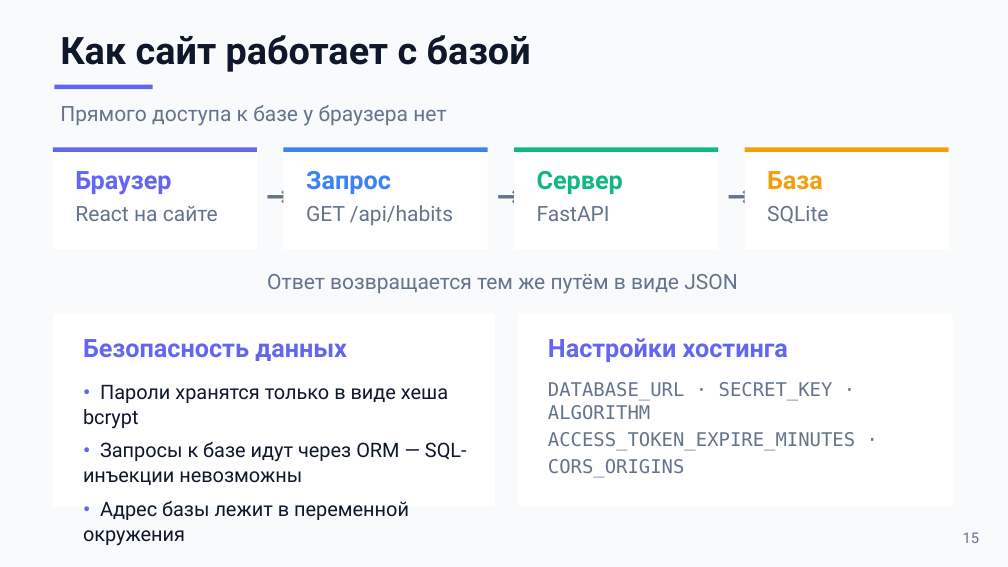
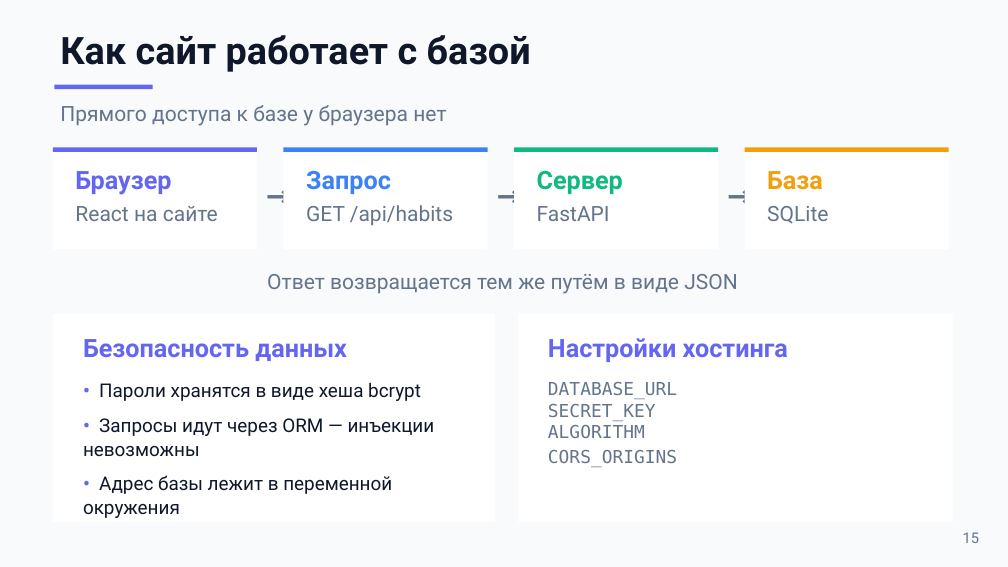
Before and after one commit to sacura1337/habitquest, a slide deck: slide 15 of docs/Презентация_HabitQuest.pptx. Drawn at 1008x567 pixels with LibreOffice and Linux fonts; fonts in the diff are those of the drawing. Boxes give left, top, right and bottom in pixels: in the first picture for what was removed or moved away, otherwise in the second. Text is boxed around its words. In the diff, an @@ line names an element or a change of style, - is before the commit and + after.

```diff
--- a/docs/Презентация_HabitQuest.pptx
+++ b/docs/Презентация_HabitQuest.pptx
@@ rectangle: place and size @@
-rectangle at [53, 314, 495, 507]
+rectangle at [53, 314, 495, 522]
@@ rectangle: place and size @@
-rectangle at [518, 314, 953, 507]
+rectangle at [518, 314, 953, 522]
@@ text at [83, 382, 435, 456]: text changed; size 19 to 18 pt @@
-• Пароли хранятся только в виде хеша bcrypt
-• Запросы к базе идут через ORM — SQL-инъекции невозможны
+• Пароли хранятся в виде хеша bcrypt
+• Запросы идут через ORM — инъекции невозможны
@@ text at [548, 382, 677, 467]: text changed; size 18 to 17 pt @@
-DATABASE_URL · SECRET_KEY · ALGORITHM
-ACCESS_TOKEN_EXPIRE_MINUTES · CORS_ORIGINS
+DATABASE_URL
+SECRET_KEY
+ALGORITHM
+CORS_ORIGINS
@@ text at [83, 475, 392, 518]: size 19 to 18 pt in "• Адрес базы лежит в переменной окружения"; more space between paragraphs @@
```
Also in this commit, not shown: 7 other slides changed.
